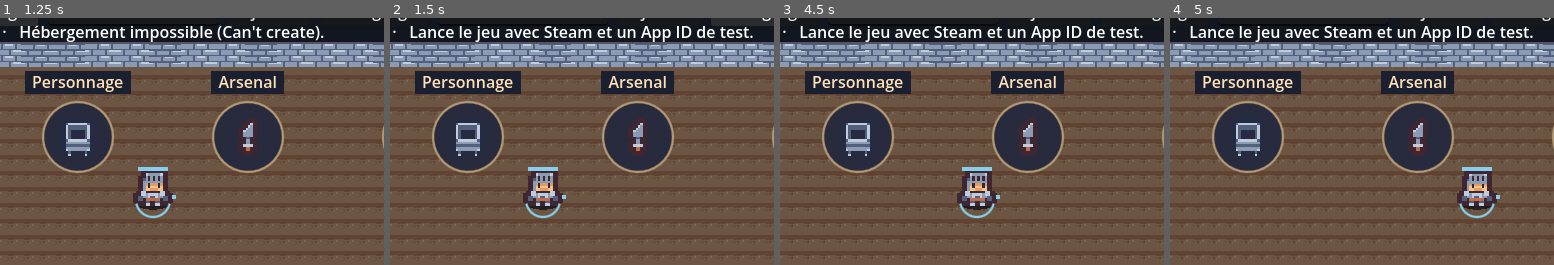
Above: before the commit, frames 1-4 (left to right).
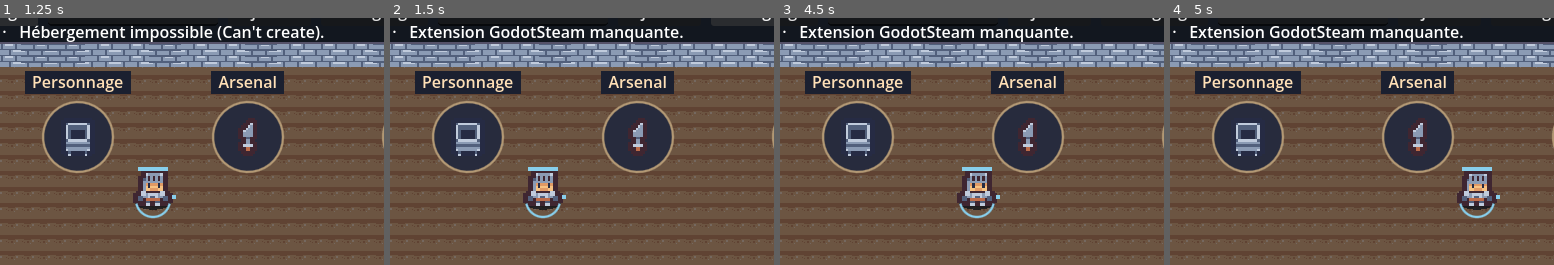
Above: after the commit, the same moments.

Repository: NicolasFerec/le-dernier-train
Game: Godot game, scene res://arena/arena.tscn
Two runs of this game, one before a commit and one after it. Both use one fixed random seed, a clock stepped at 60 frames per second and the inputs below.
Inputs:
- Up to frame 1 (1.25 s): click "Héberger" at 0.5 s
- Up to frame 2 (1.5 s): click "Héberger Steam" at 1.25 s
- Up to frame 3 (4.5 s): click "Français" at 2 s; click "Rejoindre" at 2.75 s; click "Rejoindre Steam" at 3.5 s; tap Enter at 4.25 s; hold D from 4.28 s (still down); tap E at 4.35 s
- Up to frame 4 (5 s): keep holding D; tap Space at 4.52 s
The pictures show only the part of the screen within x 7-57%, y 6-56%; the shares and areas given below are measured in that part.

Frame 1 is identical in both runs. In frame 2, 2.5% of the frame differs, in the area x 5-95%, y 3-10%; in frame 3, 2.5%; in frame 4, 2.5%.

Commit message:
Set the Steam App ID in project configuration

Diff:
--- a/network/session.gd
+++ b/network/session.gd
@@ -103,9 +103,7 @@
 
 
 func _initialize_steam() -> void:
-	var app_id := OS.get_environment("ROGUELITE_STEAM_APP_ID").to_int()
-	if app_id <= 0:
-		app_id = OS.get_environment("SteamAppId").to_int()
+	var app_id := int(ProjectSettings.get_setting("steam/app_id", 0))
 	if app_id <= 0:
 		return
 	if not Engine.has_singleton("Steam") or not ClassDB.class_exists("SteamMultiplayerPeer"):
--- a/project.godot
+++ b/project.godot
@@ -11,7 +11,7 @@
 [application]
 
 config/name="Arène coop"
-config/version="0.1.3"
+config/version="0.1.4"
 run/main_scene="res://arena/arena.tscn"
 config/features=PackedStringArray("4.7", "GL Compatibility")
 
@@ -36,3 +36,7 @@
 
 locale/fallback="fr"
 locale/translations=PackedStringArray("res://locale/game.fr.translation", "res://locale/game.en.translation")
+
+[steam]
+
+app_id=480
